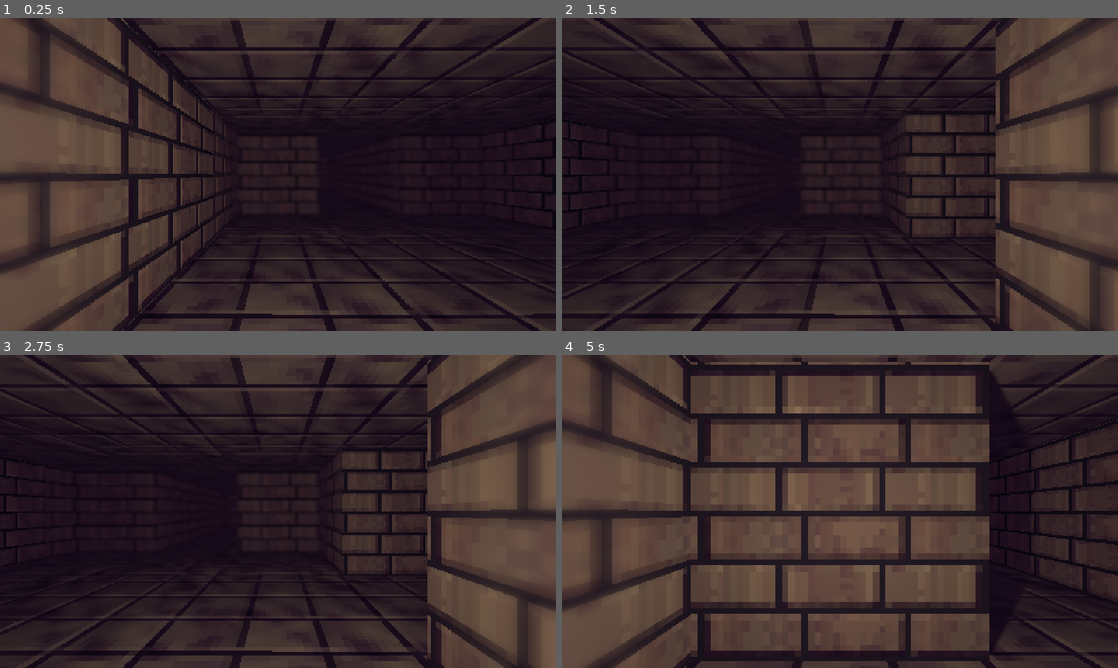
Above: before the commit, frames 1-4 (two rows, left to right).
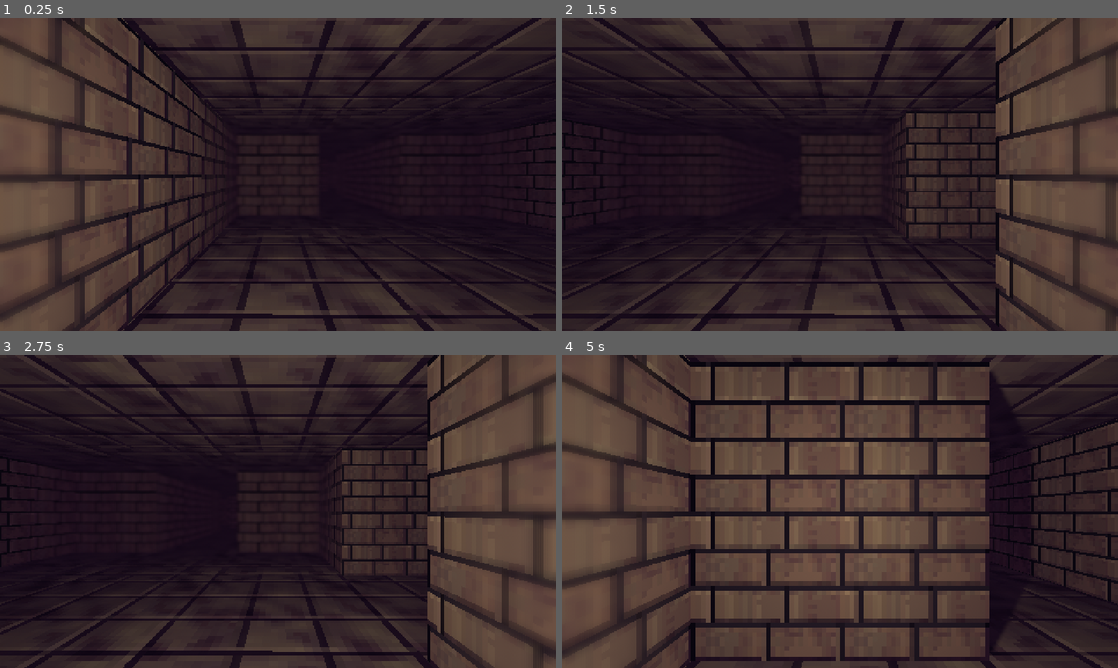
Above: after the commit, the same moments.

Repository: uheartbeast/3d-dungeon
Game: Godot game, scene res://World.tscn
The game is run twice, just before and just after one commit, with the same random seed, the same clock (stepped at 60 frames per second) and the same inputs.
Inputs:
- Up to frame 1 (0.25 s): no input
- Up to frame 2 (1.5 s): tap Enter at 0.5 s; hold D (strafe_right) 0.53-1.28 s; hold S (back) from 1.28 s (still down)
- Up to frame 3 (2.75 s): tap Space at 2 s; release S (back) at 2.03 s; hold D (strafe_right) from 2.03 s (still down)
- Up to frame 4 (5 s): tap Enter at 2.75 s; release D (strafe_right) at 2.78 s; hold W (forward) 2.78-3.53 s; hold A (strafe_left) from 3.53 s (still down)

The runs differ from the first frame. In frame 1, 14% of the frame differs, in the area x 0-100%, y 0-100%; in frame 2, 11%; in frame 3, 11%; in frame 4, 34%.

Commit message:
Used blender to actually map the UV's of the walls. Still need to map the floor, though

Diff:
--- a/Cell.tscn
+++ b/Cell.tscn
@@ -1,9 +1,19 @@
-[gd_scene load_steps=6 format=2]
+[gd_scene load_steps=9 format=2]
 
 [ext_resource path="res://Floor.tres" type="Material" id=1]
 [ext_resource path="res://Face.obj" type="ArrayMesh" id=2]
 [ext_resource path="res://Cell.gd" type="Script" id=3]
-[ext_resource path="res://Wall.tres" type="Material" id=4]
+[ext_resource path="res://Wall.obj" type="ArrayMesh" id=4]
+[ext_resource path="res://Wall.png" type="Texture" id=5]
+[ext_resource path="res://WallNormals.png" type="Texture" id=6]
+
+[sub_resource type="SpatialMaterial" id=3]
+params_diffuse_mode = 1
+params_specular_mode = 4
+albedo_texture = ExtResource( 5 )
+normal_enabled = true
+normal_scale = 1.0
+normal_texture = ExtResource( 6 )
 
 [sub_resource type="BoxShape" id=2]
 extents = Vector3( 0.5, 0.5, 0.5 )
@@ -19,24 +29,24 @@
 material/0 = ExtResource( 1 )
 
 [node name="NorthFace" type="MeshInstance" parent="."]
-transform = Transform( 1.91069e-15, -1.31134e-07, -1, 1, 4.37114e-08, -3.82137e-15, 4.37114e-08, -1, 1.31134e-07, 0, 1, -1 )
-mesh = ExtResource( 2 )
-material/0 = ExtResource( 4 )
+transform = Transform( 1.91069e-15, 4.37114e-08, 1, 1, -4.37114e-08, 0, 4.37114e-08, 1, -4.37114e-08, 0, 1, -1 )
+mesh = ExtResource( 4 )
+material/0 = SubResource( 3 )
 
 [node name="EastFace" type="MeshInstance" parent="."]
-transform = Transform( -4.37114e-08, 1, -8.74228e-08, 1, 4.37114e-08, -3.82137e-15, 0, -8.74228e-08, -1, 1, 1, 0 )
-mesh = ExtResource( 2 )
-material/0 = ExtResource( 4 )
+transform = Transform( -4.37114e-08, -1, 0, 1, -4.37114e-08, 0, 0, 0, 1, 1, 1, 0 )
+mesh = ExtResource( 4 )
+material/0 = SubResource( 3 )
 
 [node name="SouthFace" type="MeshInstance" parent="."]
-transform = Transform( 1.91069e-15, 4.37114e-08, 1, 1, 4.37114e-08, -3.82137e-15, -4.37114e-08, 1, -4.37114e-08, -5.96046e-08, 1, 1 )
-mesh = ExtResource( 2 )
-material/0 = ExtResource( 4 )
+transform = Transform( -5.73206e-15, -1.31134e-07, -1, 1, -4.37114e-08, 0, -4.37114e-08, -1, 1.31134e-07, 0, 1, 1 )
+mesh = ExtResource( 4 )
+material/0 = SubResource( 3 )
 
 [node name="WestFace" type="MeshInstance" parent="."]
-transform = Transform( 4.37114e-08, -1, 1.74846e-07, 1, 4.37114e-08, -3.82137e-15, -3.82137e-15, 1.74846e-07, 1, -1, 1, 0 )
-mesh = ExtResource( 2 )
-material/0 = ExtResource( 4 )
+transform = Transform( 4.37114e-08, 1, -8.74228e-08, 1, -4.37114e-08, 0, -3.82137e-15, -8.74228e-08, -1, -1, 1, 0 )
+mesh = ExtResource( 4 )
+material/0 = SubResource( 3 )
 
 [node name="BottomFace" type="MeshInstance" parent="."]
 transform = Transform( 1, 0, 0, 0, -1, 8.74228e-08, 0, -8.74228e-08, -1, 0, 0, 0 )
--- a/Wall.tres
+++ b/Wall.tres
@@ -10,4 +10,3 @@
 normal_enabled = true
 normal_scale = 1.0
 normal_texture = ExtResource( 2 )
-uv1_scale = Vector3( 6.1, 5.75, 0 )
Not shown, added: Wall.mtl
Not shown, added: Wall.obj
Not shown, added: Wall.obj.import
Binary file added: WallDisplacement.png
Not shown, added: WallDisplacement.png.import
Binary file changed: WallNormals.png
